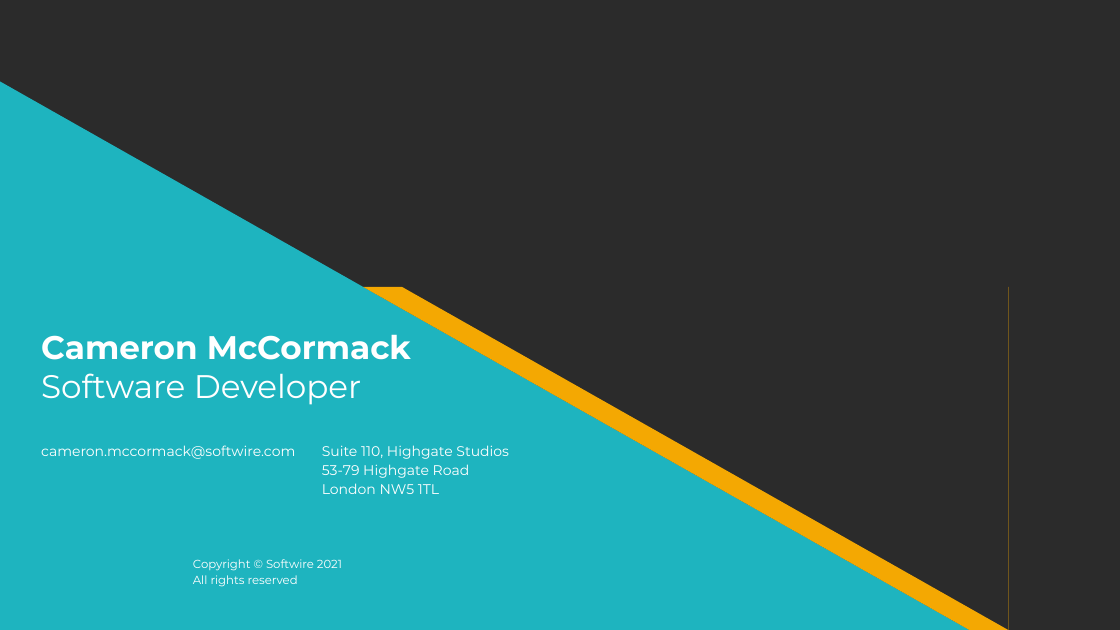
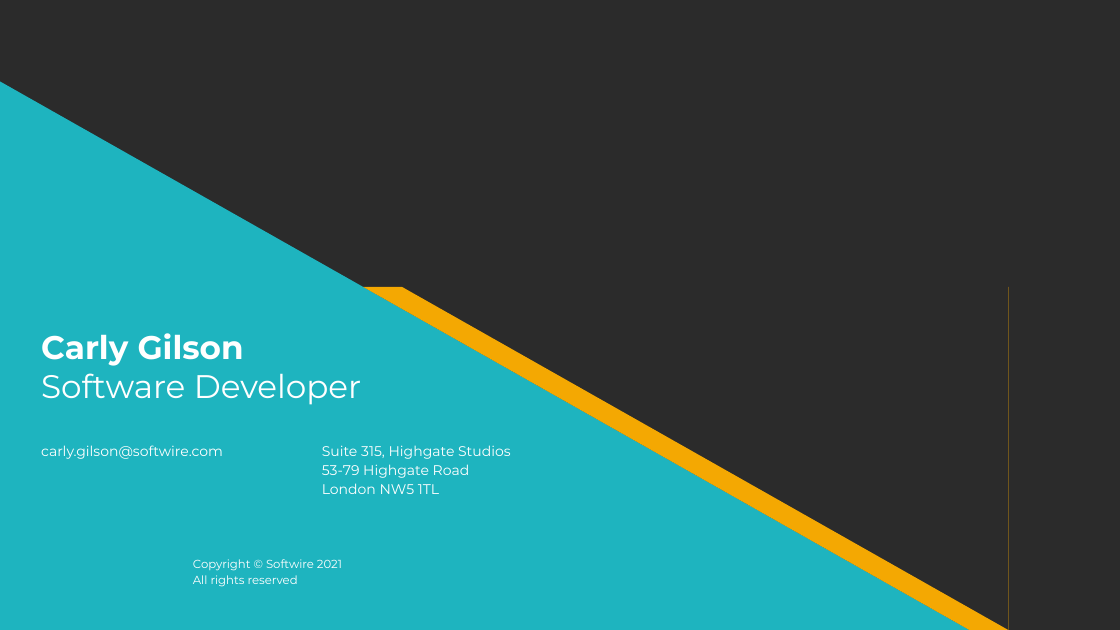
Before and after one commit to CarlyG55/Tetris-WorkExperience2022, a slide deck: slide 24 of presentations/intro.pptx. Drawn at 1120x630 pixels with LibreOffice and Linux fonts; fonts in the diff are those of the drawing; background and template pictures are left out; a plain dark background stands for a picture behind light text. Boxes give left, top, right and bottom in pixels: in the first picture for what was removed or moved away, otherwise in the second. Text is boxed around its words. In the diff, an @@ line names an element or a change of style, - is before the commit and + after.

```diff
--- a/presentations/intro.pptx
+++ b/presentations/intro.pptx
@@ text at <box>41,333,244,366</box>: text changed @@
-Cameron McCormack
+Carly Gilson
@@ text at <box>41,445,223,459</box>: text changed @@
-cameron.mccormack@softwire.com
+carly.gilson@softwire.com
@@ text at <box>322,445,511,459</box>: text changed @@
-Suite 110, Highgate Studios
+Suite 315, Highgate Studios
```
Also in this commit, not shown: 8 other slides changed, 2 other files.
